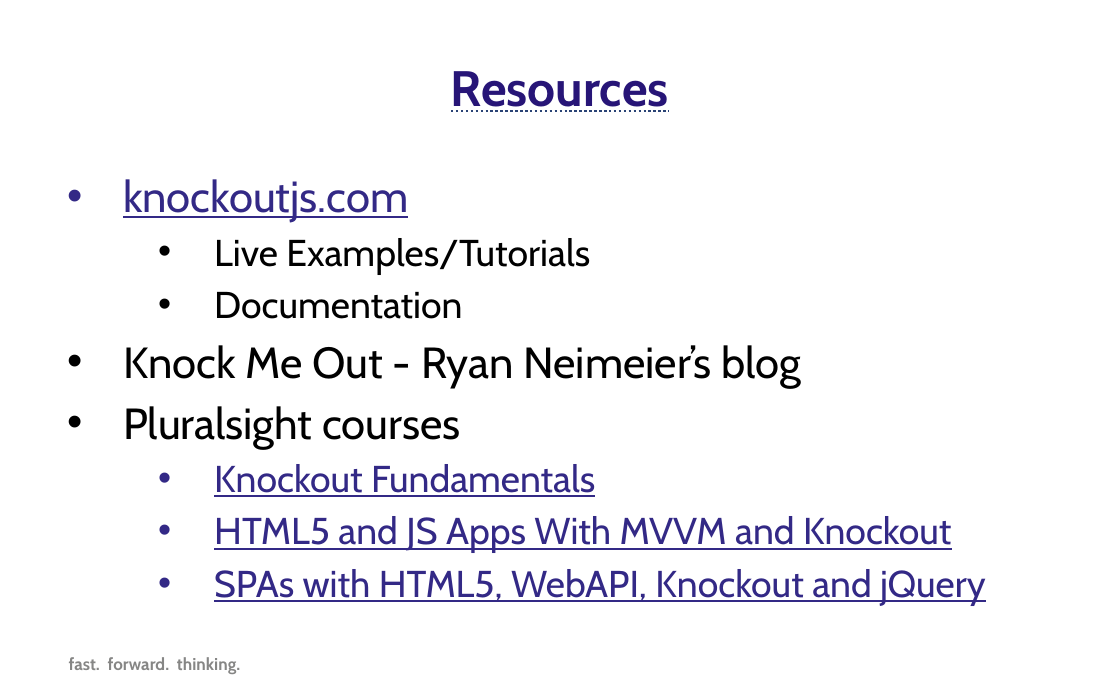
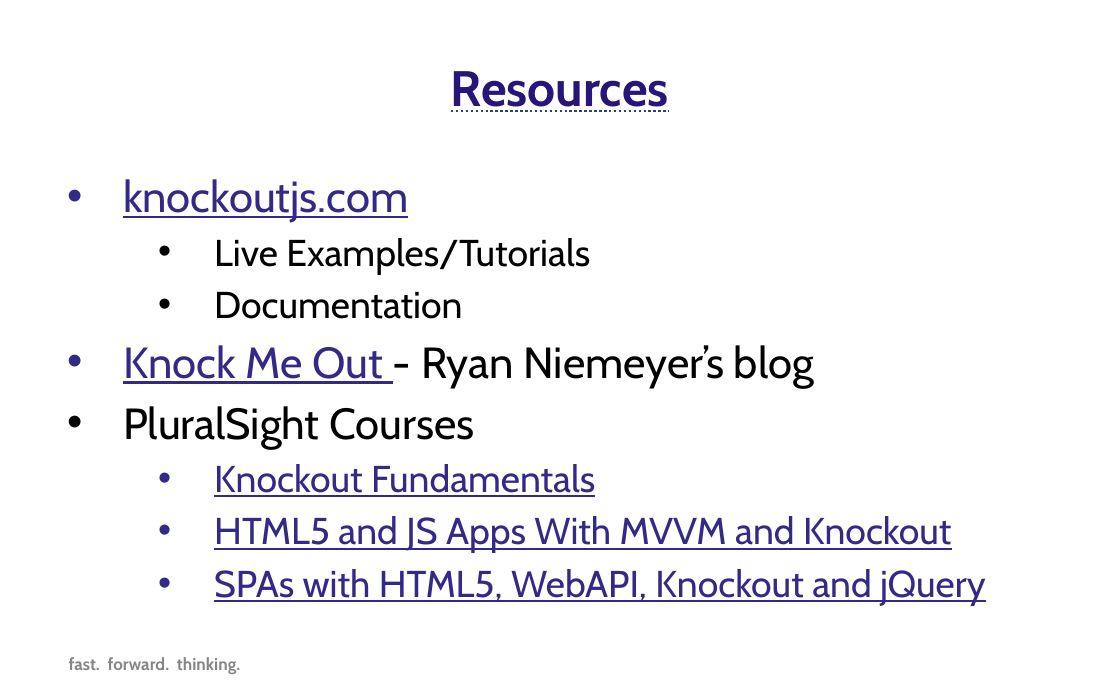
Before and after one commit to SteveDuitsman/MVVM_Examples, a slide deck: slide 9 of Forward Thinking KnockoutJS.pptx (slide 8 before the commit). Drawn at 1120x700 pixels with LibreOffice and Linux fonts; fonts in the diff are those of the drawing; background and template pictures are left out. Boxes give left, top, right and bottom in pixels: in the first picture for what was removed or moved away, otherwise in the second. Text is boxed around its words. In the diff, an @@ line names an element or a change of style, - is before the commit and + after.

```diff
--- a/Forward Thinking KnockoutJS.pptx
+++ b/Forward Thinking KnockoutJS.pptx
@@ text at bbox=[123, 345, 814, 449]: text changed @@
-• Knock Me Out - Ryan Neimeier’s blog
-• Pluralsight courses
+• Knock Me Out - Ryan Niemeyer’s blog
+• PluralSight Courses
```
Also in this commit, not shown: 4 other slides changed, 1 slide added, 2 other files.
